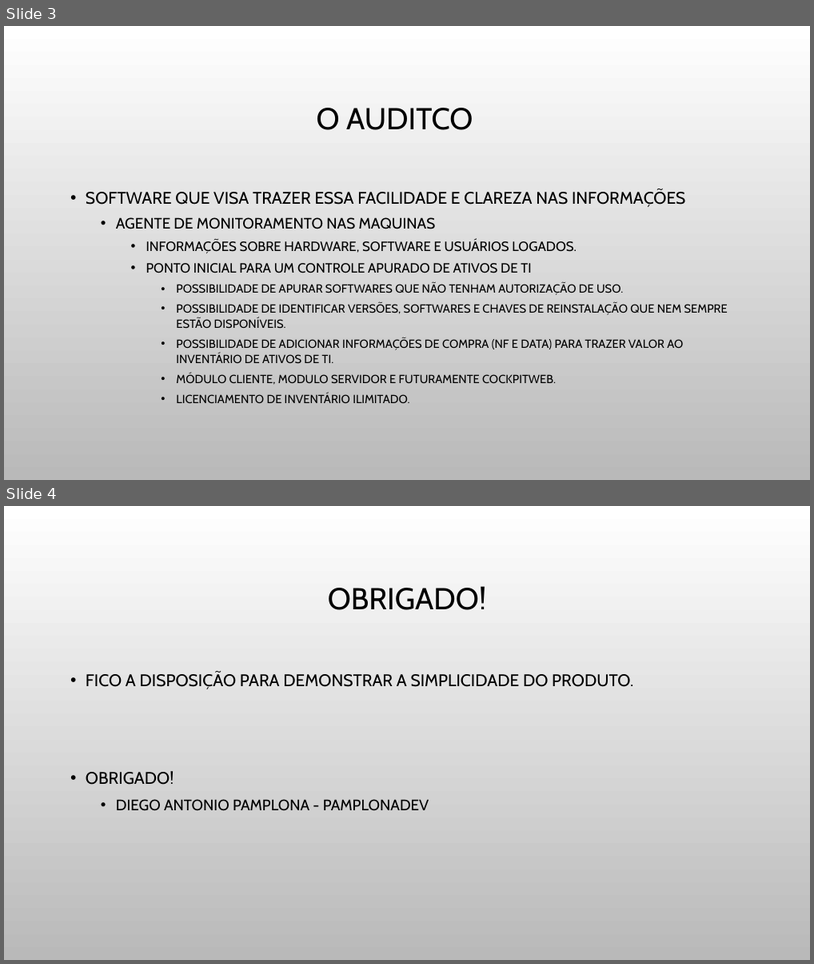
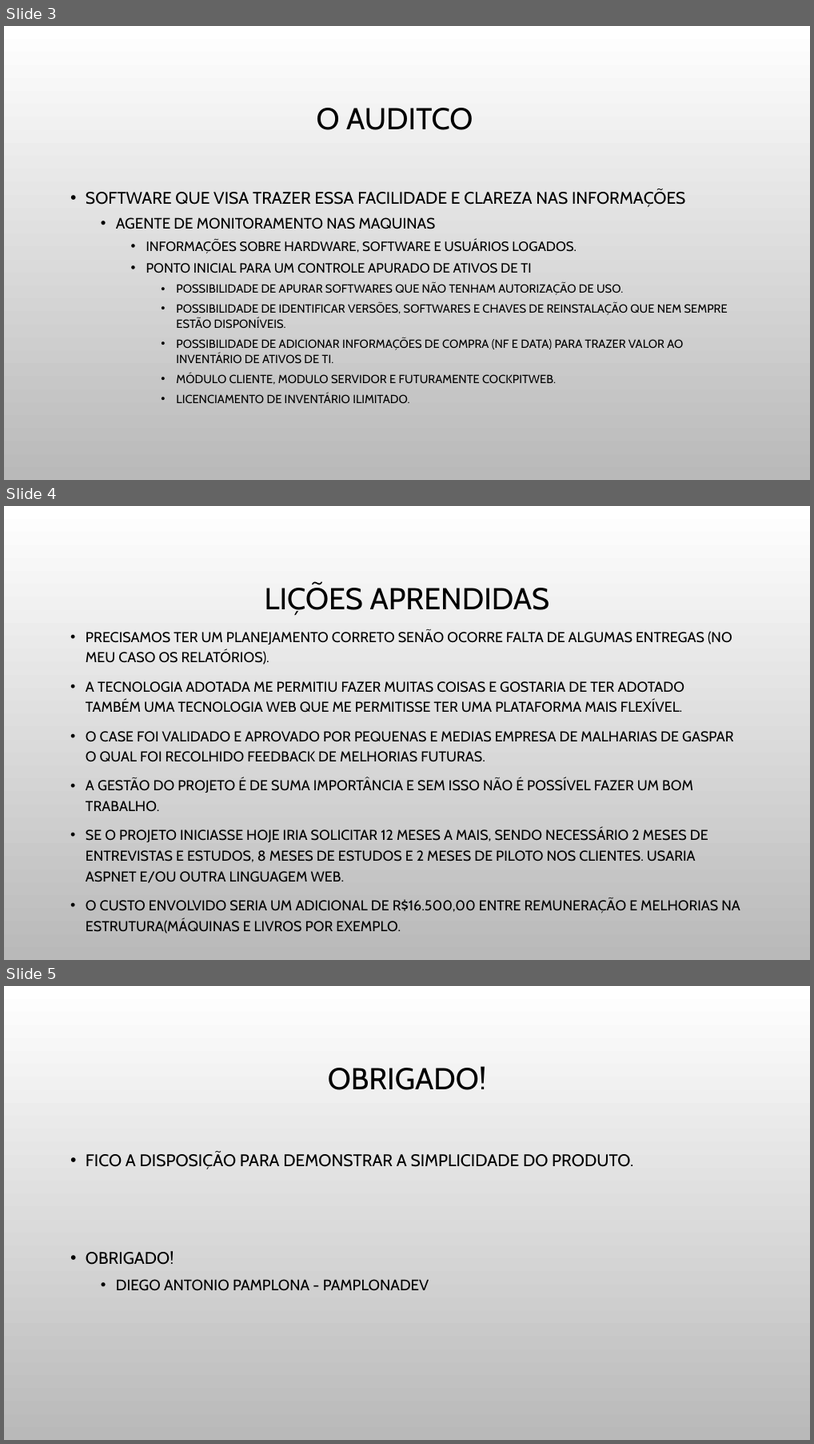
Before and after one commit to diegopamplona/auditCO, a slide deck: Equipe04_DiegoPamplona_AuditCO/2018-06-25 a 2018-06-29 rodada de demonstracao/AuditCO – Auditoria e Compliance de Softwares.pptx. Shown one above the other, each under a label of ours: slides 3 and 4 before the commit, slides 3, 4 and 5 after it. The pictures are 814x964 and 814x1444 pixels, drawn with LibreOffice and Linux fonts; fonts in the diff are those of the drawing; background and template pictures are left out. Boxes give left, top, right and bottom in pixels: in the first picture for what was removed or moved away, otherwise in the second. Text is boxed around its words. In the diff, an @@ line names an element or a change of style, - is before the commit and + after.

```diff
--- a/Equipe04_DiegoPamplona_AuditCO/2018-06-25 a 2018-06-29 rodada de demonstracao/AuditCO – Auditoria e Compliance de Softwares.pptx
+++ b/Equipe04_DiegoPamplona_AuditCO/2018-06-25 a 2018-06-29 rodada de demonstracao/AuditCO – Auditoria e Compliance de Softwares.pptx
@@ slide 4 added at (x1=4, y1=506, x2=810, y2=960), background picture (left out) @@
@@ title added at (x1=265, y1=584, x2=550, y2=616), 36 pt, text #000000 @@
+LIÇÕES APRENDIDAS
@@ text added at (x1=86, y1=630, x2=741, y2=913), 17 pt, text #000000 @@
+• PRECISAMOS TER UM PLANEJAMENTO CORRETO SENÃO OCORRE FALTA DE ALGUMAS ENTREGAS (NO MEU CASO OS RELATÓRIOS).
+• A TECNOLOGIA ADOTADA ME PERMITIU FAZER MUITAS COISAS E GOSTARIA DE TER ADOTADO TAMBÉM UMA TECNOLOGIA WEB QUE ME PERMITISSE TER UMA PLATAFORMA MAIS FLEXÍVEL.
+• O CASE FOI VALIDADO E APROVADO POR PEQUENAS E MEDIAS EMPRESA DE MALHARIAS DE GASPAR O QUAL FOI RECOLHIDO FEEDBACK DE MELHORIAS FUTURAS.
+• A GESTÃO DO PROJETO É DE SUMA IMPORTÂNCIA E SEM ISSO NÃO É POSSÍVEL FAZER UM BOM TRABALHO.
+• SE O PROJETO INICIASSE HOJE IRIA SOLICITAR 12 MESES A MAIS, SENDO NECESSÁRIO 2 MESES DE ENTREVISTAS E ESTUDOS, 8 MESES DE ESTUDOS E 2 MESES DE PILOTO NOS CLIENTES. USARIA ASPNET E/OU OUTRA LINGUAGEM WEB.
+• O CUSTO ENVOLVIDO SERIA UM ADICIONAL DE R$16.500,00 ENTRE REMUNERAÇÃO E MELHORIAS NA ESTRUTURA(MÁQUINAS E LIVROS POR EXEMPLO.
@@ what was slide 4 is now slide 5 @@
```
Also in this commit, not shown: 3 other files.
